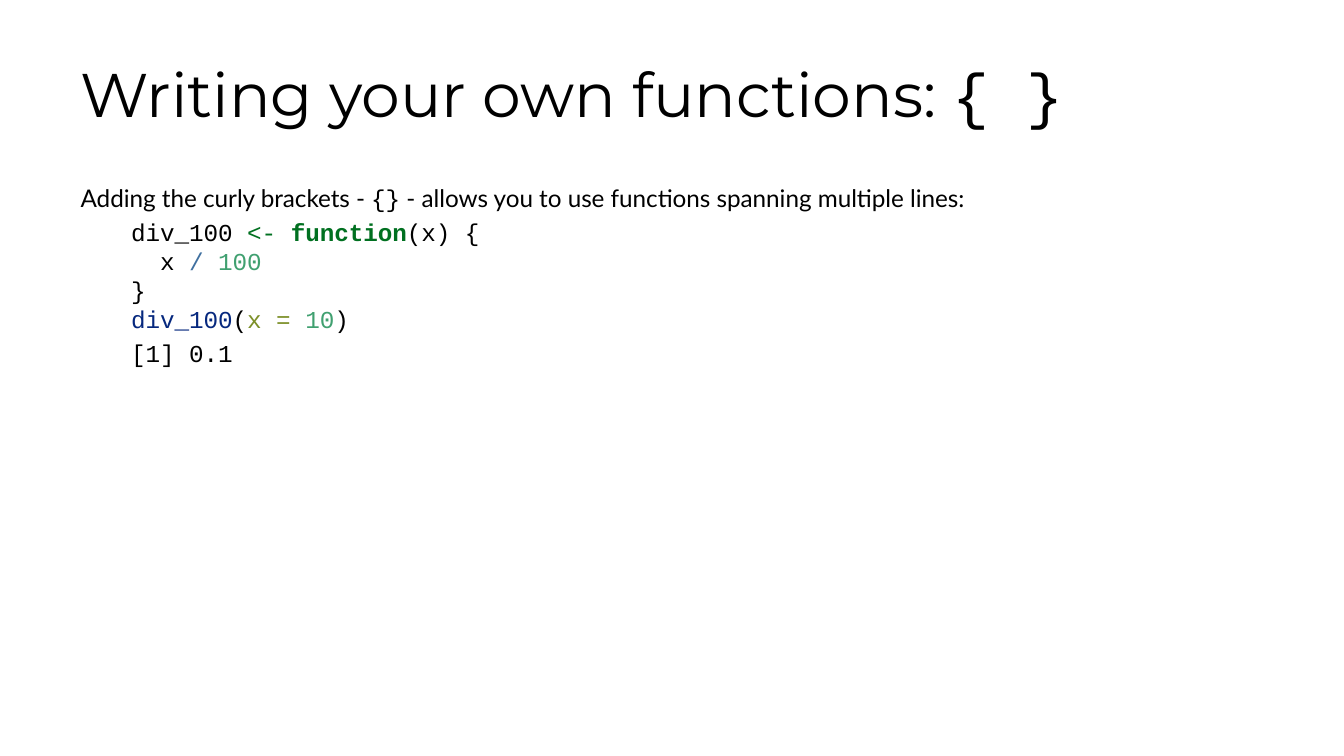
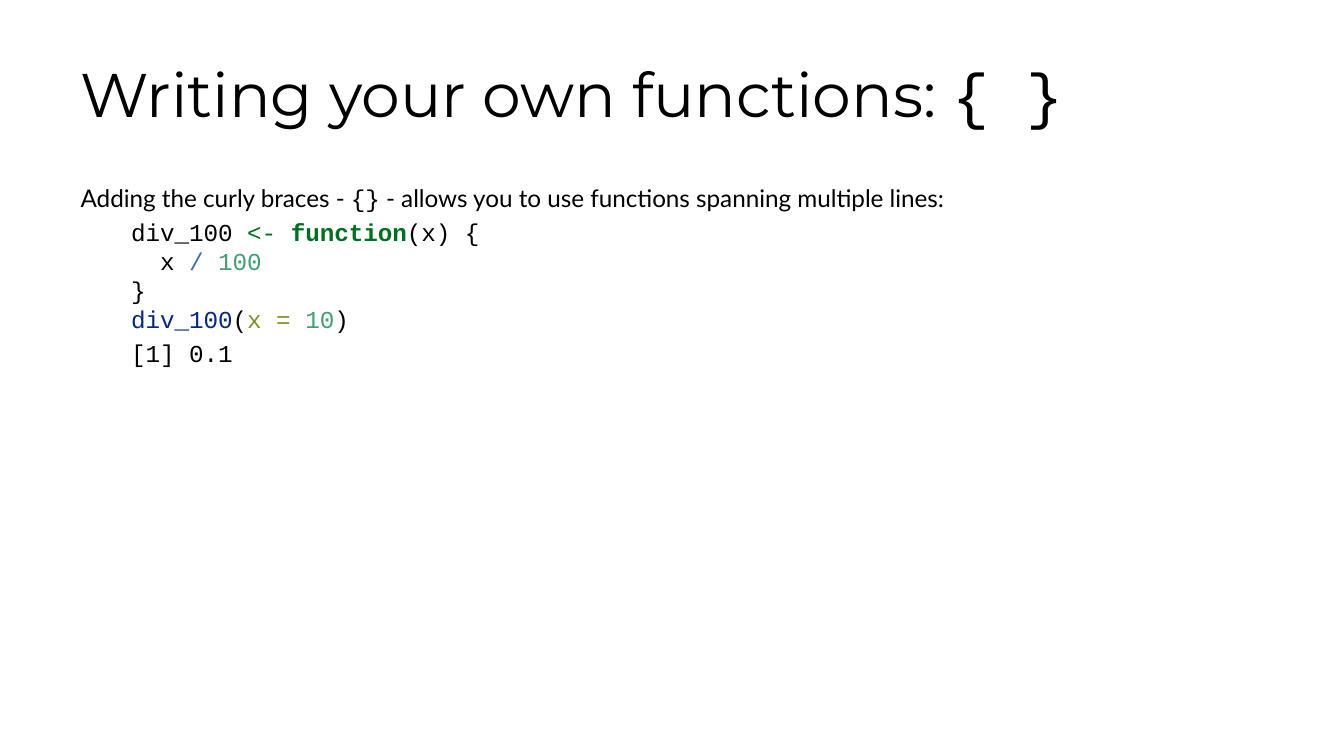
Before and after one commit to fhdsl/DaSEH, a slide deck: slide 6 of modules/Functions/Functions.pptx (slide 5 before the commit). Drawn at 1344x756 pixels with LibreOffice and Linux fonts; fonts in the diff are those of the drawing. Boxes give left, top, right and bottom in pixels: in the first picture for what was removed or moved away, otherwise in the second. Text is boxed around its words. In the diff, an @@ line names an element or a change of style, - is before the commit and + after.

```diff
--- a/modules/Functions/Functions.pptx
+++ b/modules/Functions/Functions.pptx
@@ text at [81,189,944,212]: text changed @@
-Adding the curly brackets - {} - allows you to use functions spanning multiple lines:
+Adding the curly braces - {} - allows you to use functions spanning multiple lines:
```
Also in this commit, not shown: 9 other slides changed, 10 slides added, 4 slides removed, 8 other files.
